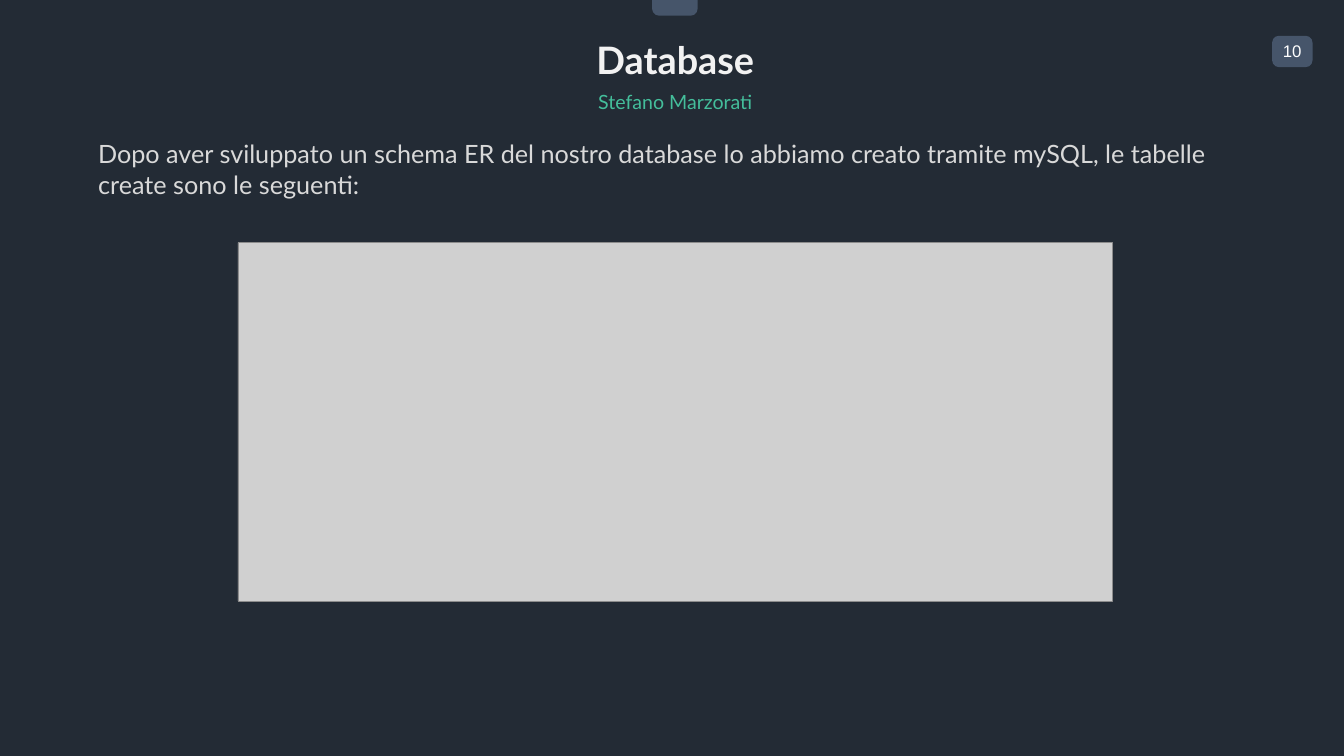
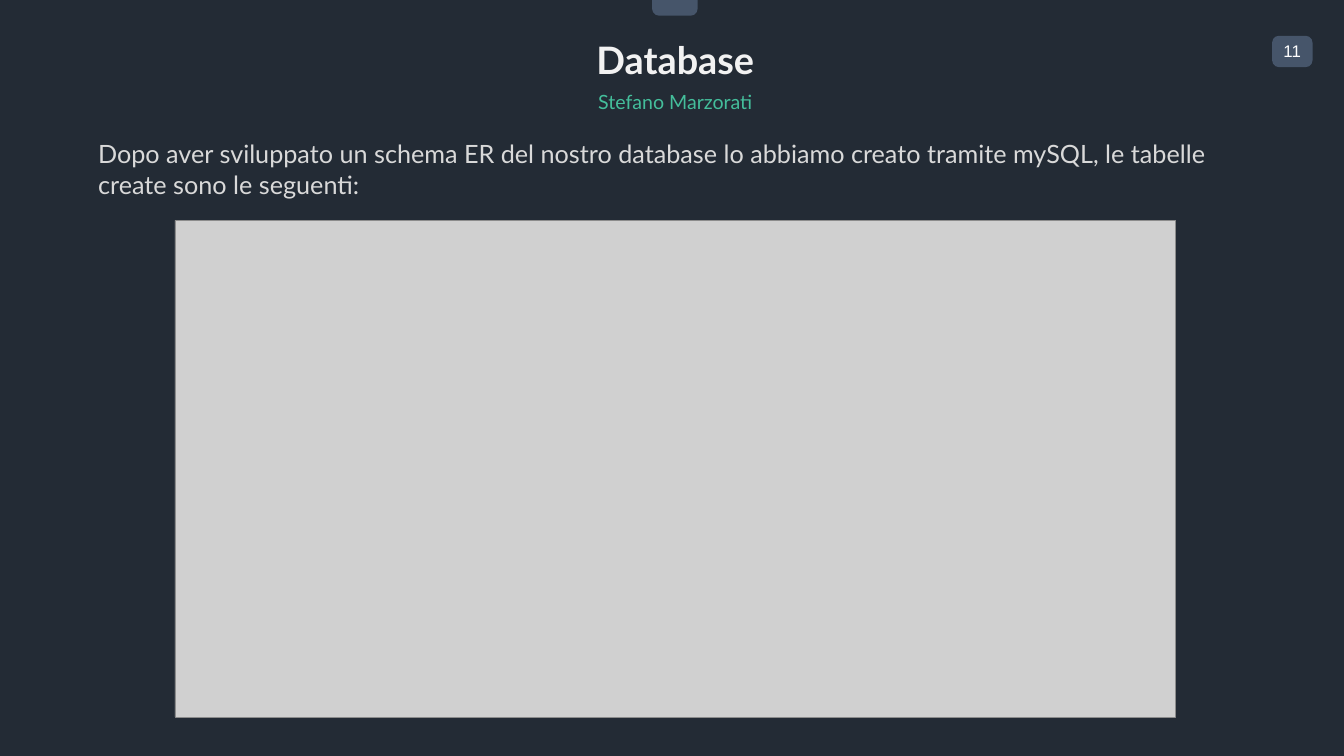
Before and after one commit to fornaroale/FastHome, a slide deck: slide 11 of Deliverable/Presentazione Ufficiale.pptx (slide 10 before the commit). Drawn at 1344x756 pixels with LibreOffice and Linux fonts; fonts in the diff are those of the drawing; grey boxes stand for pictures. Boxes give left, top, right and bottom in pixels: in the first picture for what was removed or moved away, otherwise in the second. Text is boxed around its words. In the diff, an @@ line names an element or a change of style, - is before the commit and + after.

```diff
--- a/Deliverable/Presentazione Ufficiale.pptx
+++ b/Deliverable/Presentazione Ufficiale.pptx
@@ page number at bbox=[1283, 45, 1300, 57]: text changed @@
-10
+11
@@ picture: place and size @@
-picture at bbox=[238, 242, 1113, 601]
+picture at bbox=[175, 220, 1176, 717]
```
Also in this commit, not shown: 3 other slides changed, 3 slides added, 1 slide removed.
